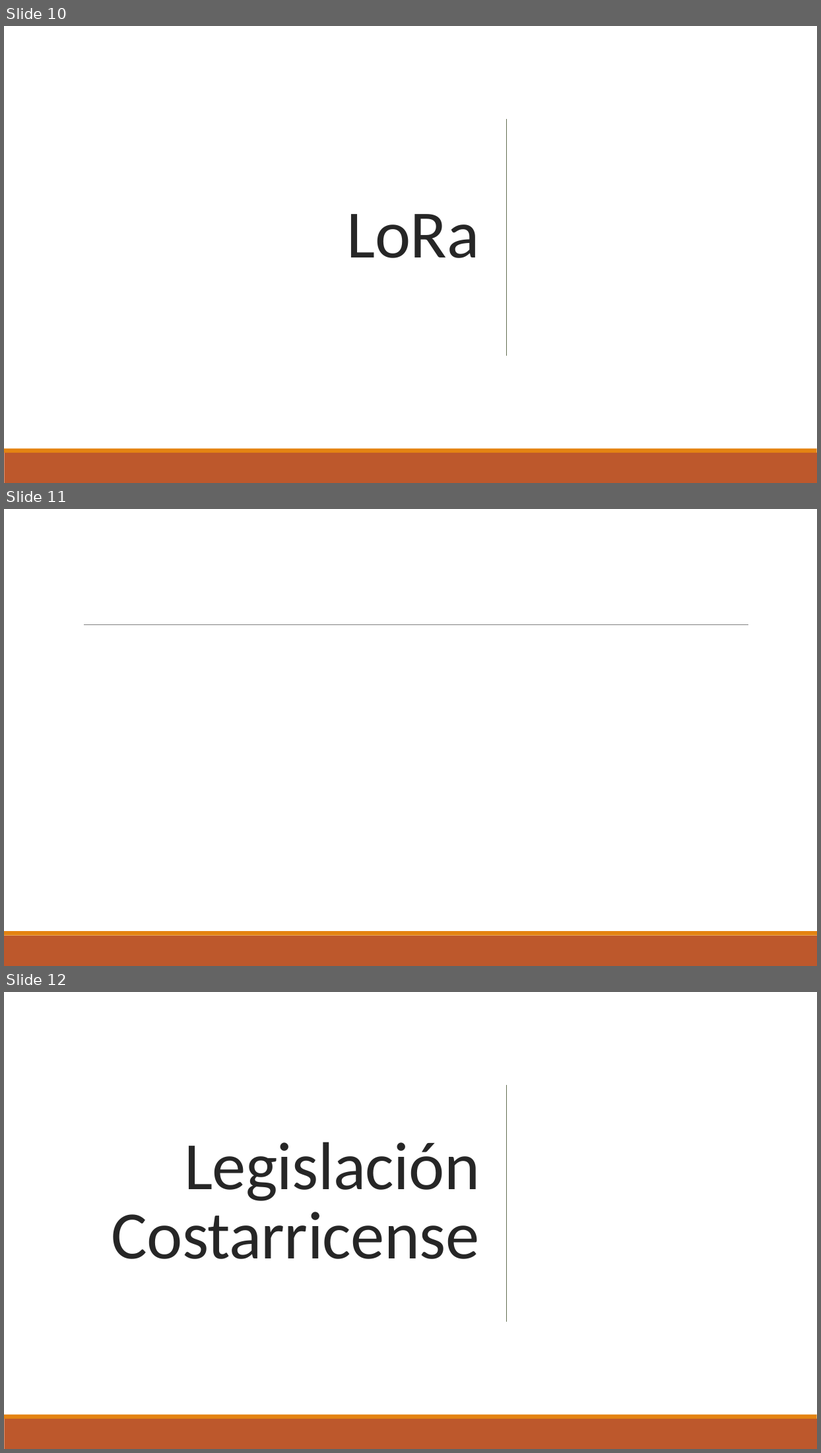
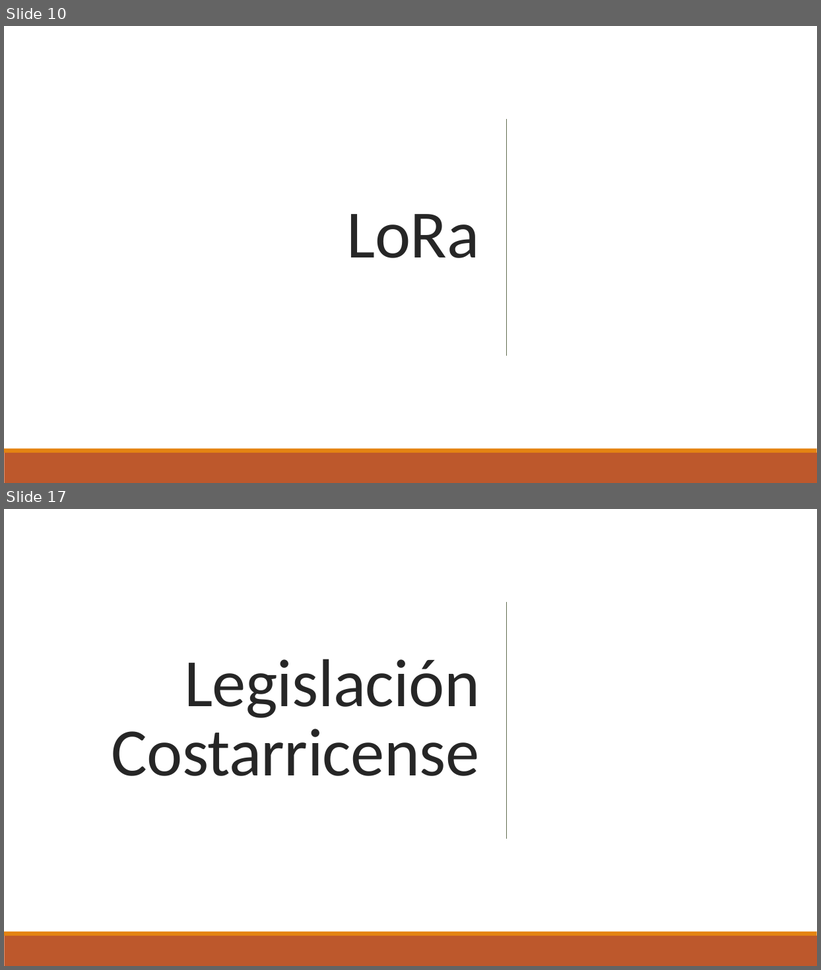
Before and after one commit to oscarconejoc/Taller_Integrador_Grupo6, a slide deck: Investigacion Inicial/Sistema de comunicaciones LoRa.pptx. Shown one above the other, each under a label of ours: slides 10, 11 and 12 before the commit, slides 10 and 17 after it; the slides between them are not shown. The pictures are 821x1453 and 821x970 pixels, drawn with LibreOffice and Linux fonts; fonts in the diff are those of the drawing. Boxes give left, top, right and bottom in pixels: in the first picture for what was removed or moved away, otherwise in the second. Text is boxed around its words. In the diff, an @@ line names an element or a change of style, - is before the commit and + after.

```diff
--- a/Investigacion Inicial/Sistema de comunicaciones LoRa.pptx
+++ b/Investigacion Inicial/Sistema de comunicaciones LoRa.pptx
@@ slide 11 removed at [4, 509, 817, 966], background #FFFFFF @@
@@ line removed from (84, 625) to (748, 625) @@
@@ rectangle removed at [4, 936, 817, 966] @@
@@ rectangle removed at [4, 931, 817, 936] @@
@@ what was slide 12 is now slide 17 @@
```
Also in this commit, not shown: 7 slides added, 1 other slide removed.
